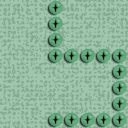
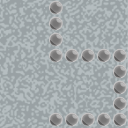
Layered file, before and after one edit (128 x 128). Changes by layer:
moved "Forma 5 copia 12" (1st of 4, in "Grupo 2") into group "Grupo 2", painted on it over left=110, top=112, right=127, bottom=128
moved "Forma 5 copia 18" into group "Grupo 2", painted on it over left=46, top=112, right=63, bottom=128
added group "Grupo 1" with 16 layers above "Forma 1 copia" over left=49, top=0, right=127, bottom=127
moved "Forma 5 copia 12" (2nd of 4, in "Grupo 1") into group "Grupo 1", painted on it over left=110, top=96, right=127, bottom=112
moved "Forma 5 copia 12" (3rd of 4, in "Grupo 1") into group "Grupo 1", painted on it over left=110, top=80, right=127, bottom=96
moved "Forma 5 copia 12" (4th of 4, in "Grupo 1") into group "Grupo 1", painted on it over left=110, top=64, right=127, bottom=80
moved "Forma 5 copia 16" into group "Grupo 1", painted on it over left=110, top=48, right=127, bottom=64
moved "Forma 5 copia 17" (1st of 3, in "Grupo 1") into group "Grupo 1", painted on it over left=94, top=112, right=111, bottom=128
moved "Forma 5 copia 17" (2nd of 3, in "Grupo 1") into group "Grupo 1", painted on it over left=78, top=112, right=95, bottom=128
moved "Forma 5 copia 17" (3rd of 3, in "Grupo 1") into group "Grupo 1", painted on it over left=62, top=112, right=79, bottom=128
moved "Forma 5 copia 15" into group "Grupo 1", painted on it over left=94, top=48, right=111, bottom=64
moved "Forma 5 copia 14" into group "Grupo 1", painted on it over left=78, top=48, right=95, bottom=64
moved "Forma 5 copia 13" into group "Grupo 1", painted on it over left=62, top=48, right=79, bottom=64
moved "Forma 5 copia 11" into group "Grupo 1", painted on it over left=46, top=48, right=63, bottom=64
moved "Forma 5 copia 10" into group "Grupo 1", painted on it over left=46, top=32, right=63, bottom=48
painted on "Forma 4" over left=0, top=0, right=128, bottom=128
…and 4 more changes (2 added, 2 painted, 2 stack)
